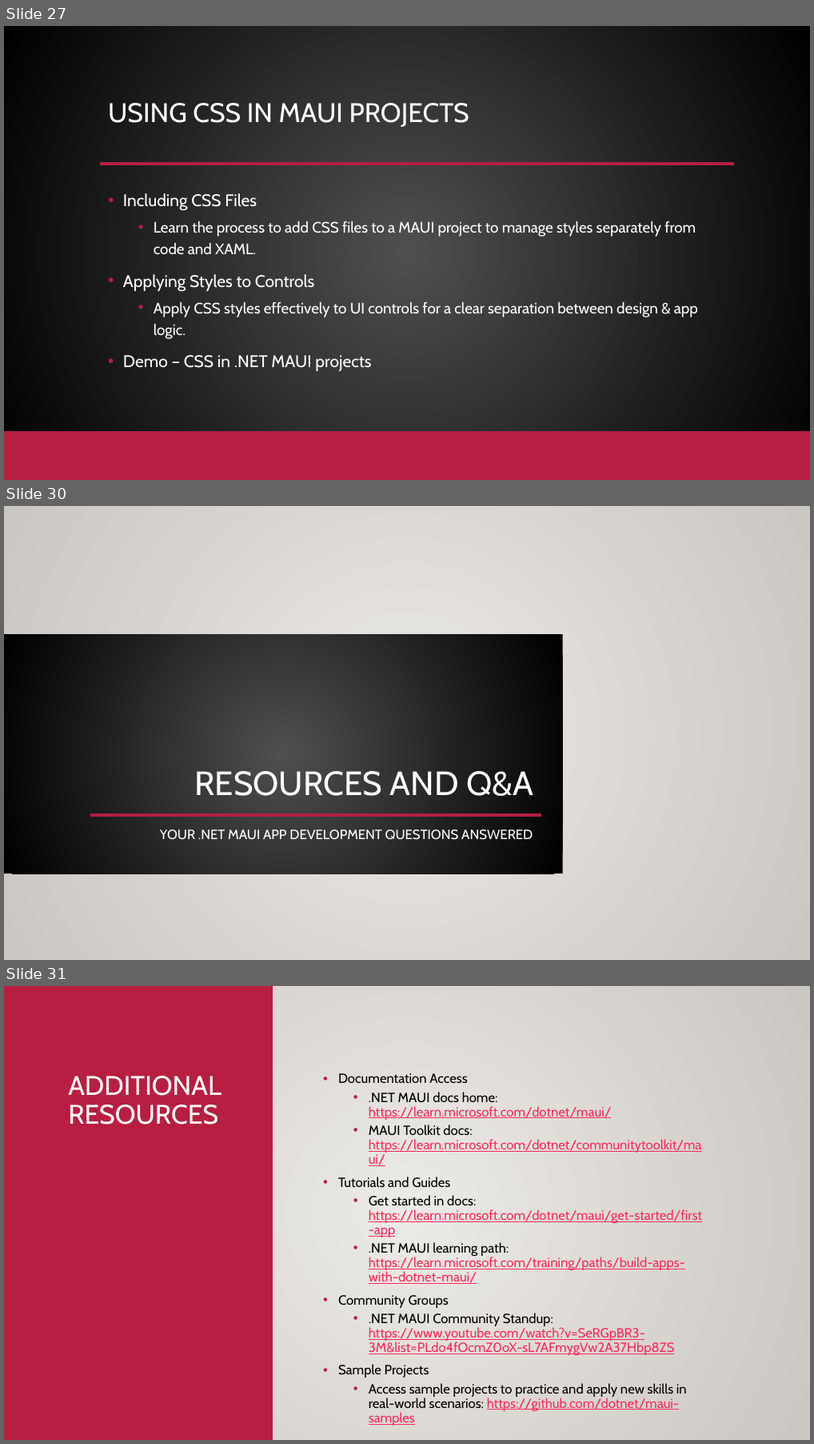
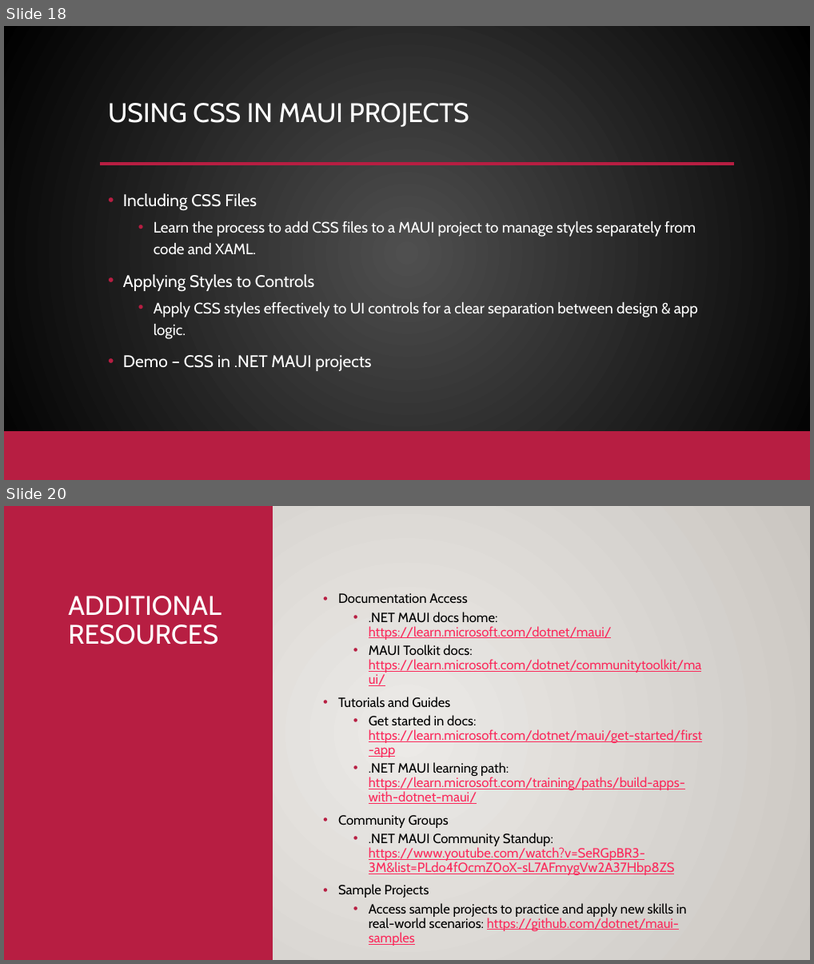
Before and after one commit to alvinashcraft/speaking, a slide deck: 2026/0115_CodeMash/Maui Toolkit/Create Multi-Platform Apps with .NET.pptx. Shown one above the other, each under a label of ours: slides 27, 30 and 31 before the commit, slides 18 and 20 after it; the slides between them are not shown. The pictures are 814x1444 and 814x964 pixels, drawn with LibreOffice and Linux fonts; fonts in the diff are those of the drawing; grey boxes stand for pictures; background and template pictures are left out. Boxes give left, top, right and bottom in pixels: in the first picture for what was removed or moved away, otherwise in the second. Text is boxed around its words. In the diff, an @@ line names an element or a change of style, - is before the commit and + after.

Commit message:
Update MAUI slides for codemash 2026

```diff
--- a/2026/0115_CodeMash/Maui Toolkit/Create Multi-Platform Apps with .NET.pptx
+++ b/2026/0115_CodeMash/Maui Toolkit/Create Multi-Platform Apps with .NET.pptx
@@ slide 30 removed at (x1=4, y1=506, x2=810, y2=960), background gradient #ECEAE7 to #CAC7C1; not listed: 2 template elements that a slide beside it also shows @@
@@ rectangle removed at (x1=4, y1=506, x2=810, y2=959) @@
@@ rectangle removed at (x1=4, y1=640, x2=810, y2=912) @@
@@ rectangle removed at (x1=4, y1=634, x2=563, y2=874) @@
@@ line removed from (164, 739) to (735, 739) @@
@@ line removed from (100, 757) to (671, 757) @@
@@ title removed at (x1=195, y1=771, x2=534, y2=796) @@
-RESOURCES AND Q&A
@@ line removed from (90, 815) to (542, 815) @@
@@ text removed at (x1=160, y1=829, x2=533, y2=840) @@
-YOUR .NET MAUI APP DEVELOPMENT QUESTIONS ANSWERED
@@ picture removed at (x1=4, y1=912, x2=810, y2=960) @@
@@ line removed from (4, 912) to (810, 912) @@
@@ what was slide 27 is now slide 18 @@
@@ what was slide 31 is now slide 20 @@
```
Also in this commit, not shown: 4 slides changed, 1 slide added, 10 other slides removed.
